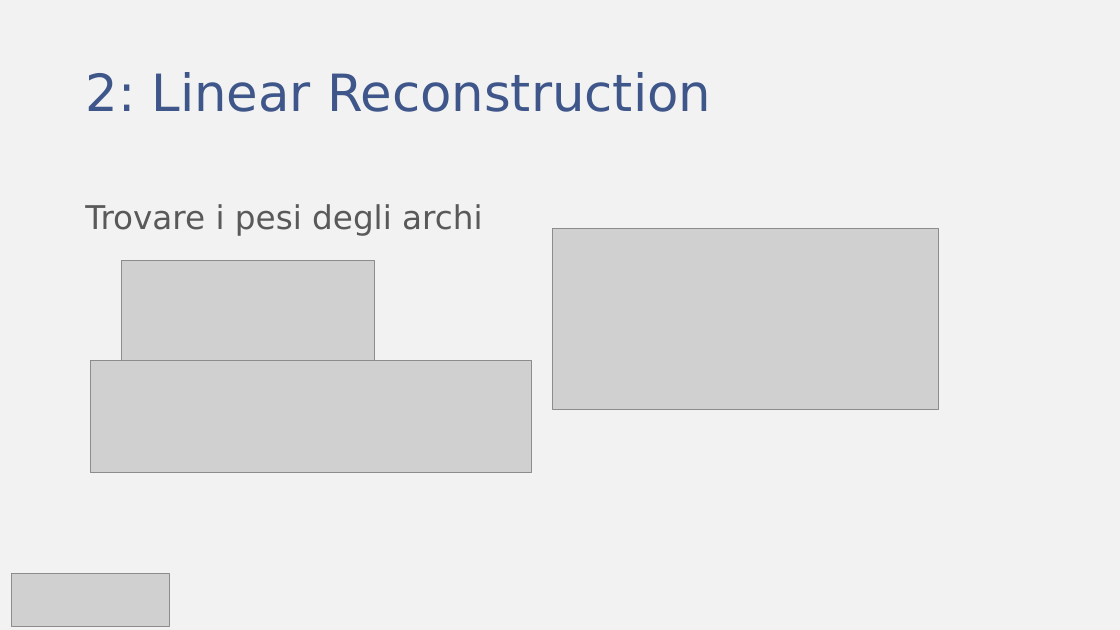
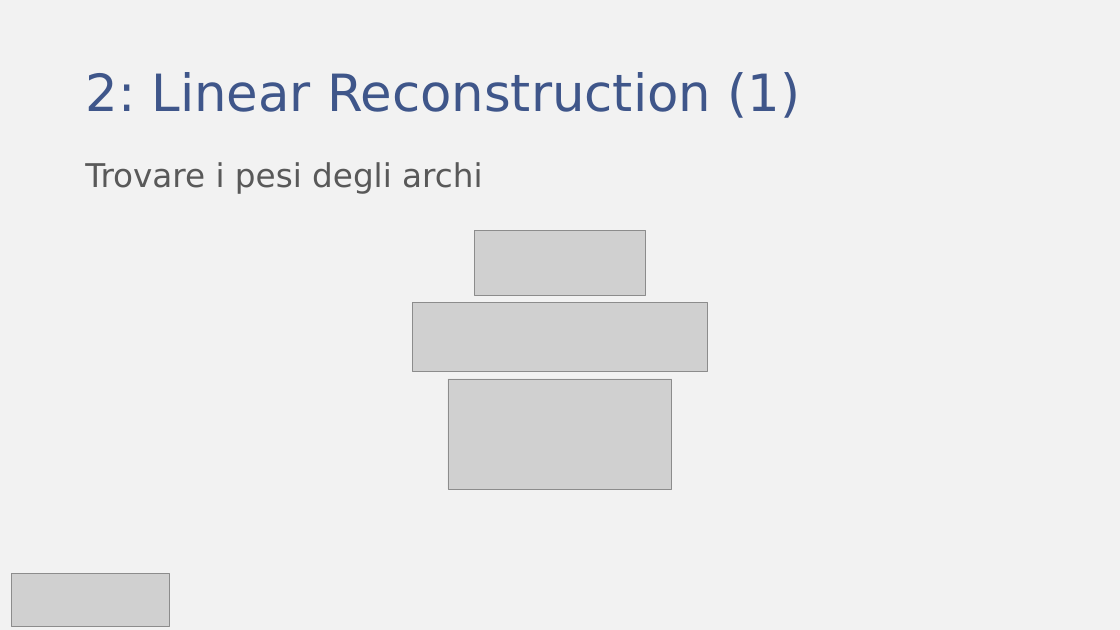
Before and after one commit to fratorgano/dimensionality-reduction, a slide deck: slide 9 of lle/LLE.pptx. Drawn at 1120x630 pixels with LibreOffice and Linux fonts; fonts in the diff are those of the drawing; grey boxes stand for pictures. Boxes give left, top, right and bottom in pixels: in the first picture for what was removed or moved away, otherwise in the second. Text is boxed around its words. In the diff, an @@ line names an element or a change of style, - is before the commit and + after.

```diff
--- a/lle/LLE.pptx
+++ b/lle/LLE.pptx
@@ title at bbox=[85, 72, 800, 118]: text changed @@
-2: Linear Reconstruction
+2: Linear Reconstruction (1)
@@ text "Trovare i pesi degli archi": place and size @@
-text "Trovare i pesi degli archi" at bbox=[85, 204, 482, 236]
+text "Trovare i pesi degli archi" at bbox=[85, 162, 482, 194]
@@ picture added at bbox=[475, 230, 646, 295] @@
@@ picture removed at bbox=[553, 229, 939, 409] @@
@@ picture removed at bbox=[121, 260, 374, 378] @@
@@ picture added at bbox=[413, 302, 707, 371] @@
@@ picture removed at bbox=[91, 360, 532, 472] @@
@@ picture added at bbox=[448, 379, 672, 489] @@
```
Also in this commit, not shown: 4 other slides changed, 4 slides added, 1 other file.
